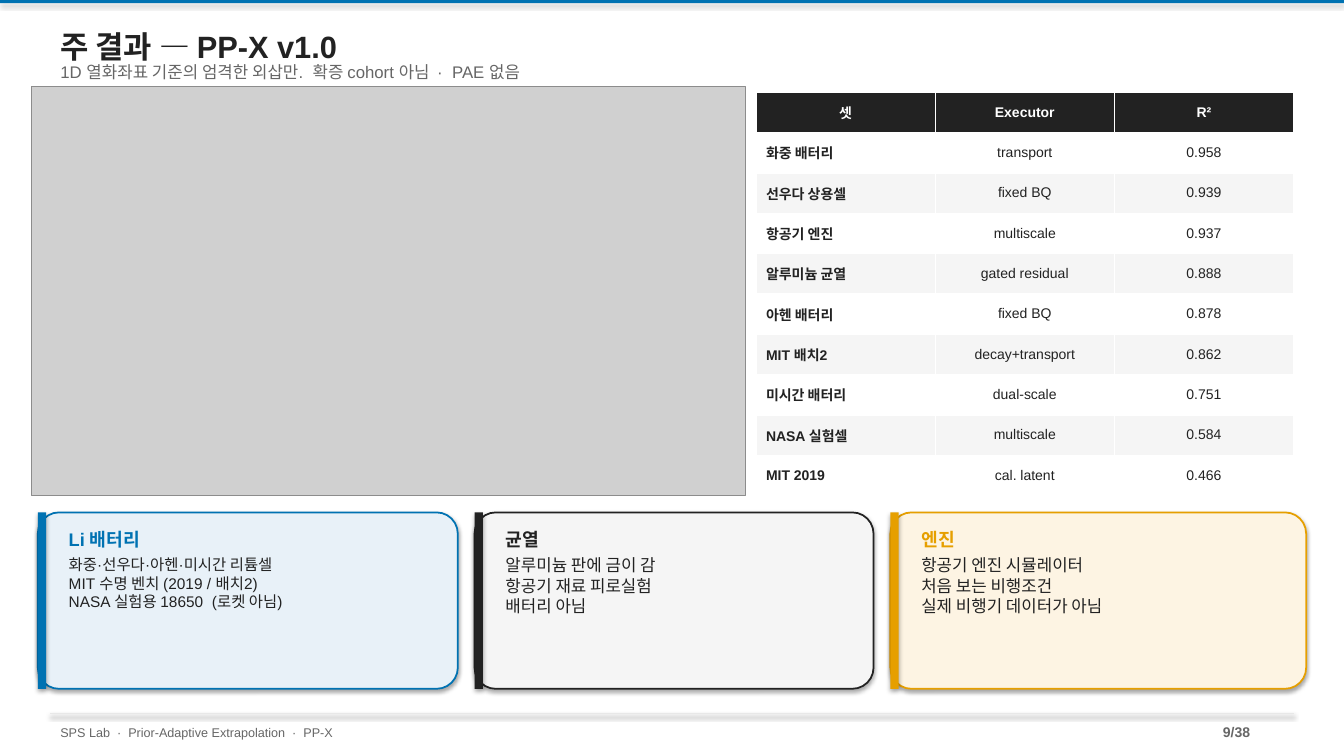
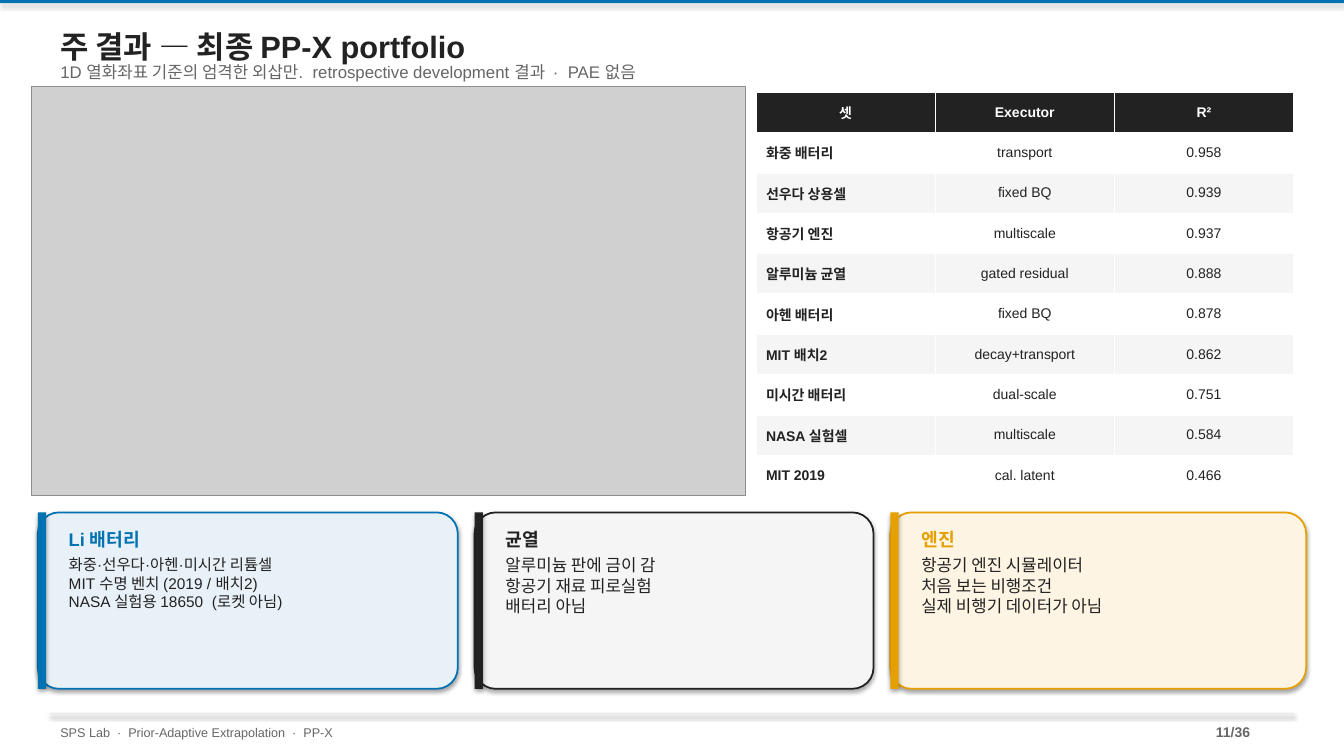
Before and after one commit to amumujs-create/pp-extrapolation, a slide deck: slide 11 of ppt/PP-X_Research_Detailed_v2.pptx (slide 9 before the commit). Drawn at 1344x756 pixels with LibreOffice and Linux fonts; fonts in the diff are those of the drawing; grey boxes stand for pictures. Boxes give left, top, right and bottom in pixels: in the first picture for what was removed or moved away, otherwise in the second. Text is boxed around its words. In the diff, an @@ line names an element or a change of style, - is before the commit and + after.

```diff
--- a/ppt/PP-X_Research_Detailed_v2.pptx
+++ b/ppt/PP-X_Research_Detailed_v2.pptx
@@ text at box(60, 32, 466, 67): text changed @@
-주 결과 — PP-X v1.0
+주 결과 — 최종 PP-X portfolio
@@ text at box(60, 64, 636, 82): text changed @@
-1D 열화좌표 기준의 엄격한 외삽만. 확증 cohort 아님 · PAE 없음
+1D 열화좌표 기준의 엄격한 외삽만. retrospective development 결과 · PAE 없음
@@ text at box(1216, 727, 1250, 738): text changed @@
-9/38
+11/36
```
Also in this commit, not shown: 32 other slides changed, 1 slide added, 3 slides removed, 1 other file.
